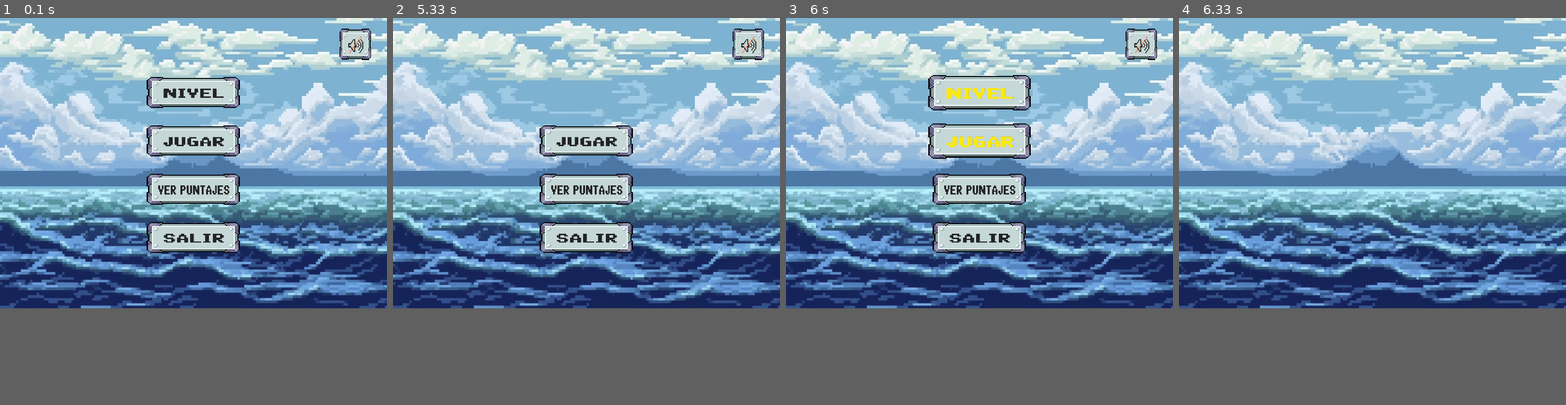
Above: before the commit, frames 1-4 (left to right).
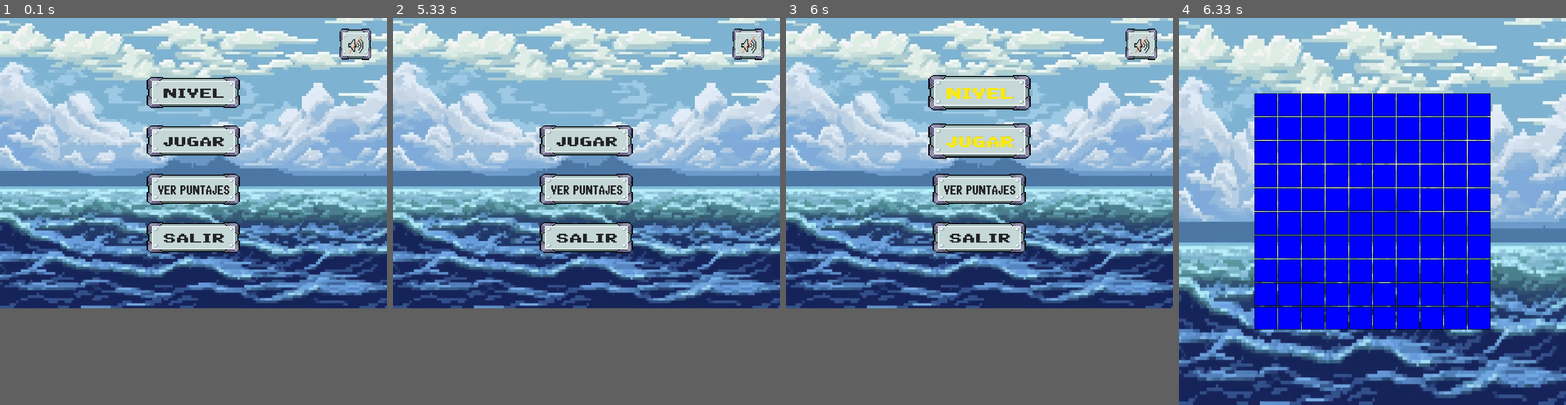
Above: after the commit, the same moments.

Repository: Dsniii/segundo_parcial
Game: pygame game, started from pygame/main.py
Two runs of this game, one before a commit and one after it. Both use one fixed random seed, a clock stepped at 60 frames per second and the inputs below.
Inputs (mouse positions are in pixels of both pictures, inside the frame that each line leads up to):
- Up to frame 1 (0.1 s): no input
- Up to frame 2 (5.33 s): hold Right 0.33-0.8 s; hold Up 0.83-1.13 s; hold Right 1.17-1.63 s; hold Left 1.67-2.2 s; hold Down 2.23-2.53 s; hold Left 2.57-2.97 s; hold Up 3-3.37 s; click (632, 188) at 3.47 s; click (586, 257) at 4.62 s; hold Down from 4.97 s (still down)
- Up to frame 3 (6 s): release Down at 5.57 s; click (979, 141) at 5.68 s; move the mouse to (917, 68) at 5.93 s
- Up to frame 4 (6.33 s): right-click (1310, 68) at 6.02 s
In our replay, in frame 4 the window is 800x600 before the commit and 800x800 after it. These sizes can differ from the game's own. Grey fills any space a smaller window leaves; there, only what the larger window draws over its background counts as a difference.

Frames 1-3 are identical in both runs. In frame 4, 82% of the frame differs, in the area x 0-100%, y 0-100%.

Commit message:
19/06/2025 actualizacion bombita desde la net

Diff:
--- a/pygame/funciones.py
+++ b/pygame/funciones.py
@@ -15,48 +15,48 @@
     mixer.init()
 
     # Música
-    mixer.music.load('C:/Users/Matias/Desktop/utn programacion - copia (1)/pygame/recursos_musica/musica_ambiental.mp3')
+    mixer.music.load('C:/Users/dsni/Desktop/segundo_parcial/pygame/recursos_musica/musica_ambiental.mp3')
     mixer.music.set_volume(0.4)
     mixer.music.play(-1)
 
     #Efecto boton.
-    efecto_button = mixer.Sound('C:/Users/Matias/Desktop/utn programacion - copia (1)/pygame/recursos_musica/ruido_boton.mp3')
+    efecto_button = mixer.Sound('C:/Users/dsni/Desktop/segundo_parcial/pygame/recursos_musica/ruido_boton.mp3')
     efecto_button.set_volume(0.4)
 
 
     # Cargar imágenes
-    imagen_fondo = pygame.image.load('C:/Users/Matias/Desktop/utn programacion - copia (1)/pygame/recursos_png/fondo_menu_png.png')
+    imagen_fondo = pygame.image.load('C:/Users/dsni/Desktop/segundo_parcial/pygame/recursos_png/fondo_menu_png.png')
     imagen_fondo = pygame.transform.scale(imagen_fondo, (800, 600))
 
-    button_nivel = pygame.image.load('C:/Users/Matias/Desktop/utn programacion - copia (1)/pygame/recursos_png/button_nivel_png.png')
+    button_nivel = pygame.image.load('C:/Users/dsni/Desktop/segundo_parcial/pygame/recursos_png/button_nivel_png.png')
     button_nivel = pygame.transform.scale(button_nivel, (200, 70))
-    button_nivel_presionado = pygame.image.load('C:/Users/Matias/Desktop/utn programacion - copia (1)/pygame/recursos_png/button_nivel_png_presionado.png')
+    button_nivel_presionado = pygame.image.load('C:/Users/dsni/Desktop/segundo_parcial/pygame/recursos_png/button_nivel_png_presionado.png')
     button_nivel_presionado = pygame.transform.scale(button_nivel_presionado, (200, 70))
 
-    button_jugar = pygame.image.load('C:/Users/Matias/Desktop/utn programacion - copia (1)/pygame/recursos_png/button_jugar_png.png')
+    button_jugar = pygame.image.load('C:/Users/dsni/Desktop/segundo_parcial/pygame/recursos_png/button_jugar_png.png')
     button_jugar = pygame.transform.scale(button_jugar, (200, 70))
-    button_jugar_presionado = pygame.image.load('C:/Users/Matias/Desktop/utn programacion - copia (1)/pygame/recursos_png/button_jugar_png_presionado.png')
+    button_jugar_presionado = pygame.image.load('C:/Users/dsni/Desktop/segundo_parcial/pygame/recursos_png/button_jugar_png_presionado.png')
     button_jugar_presionado = pygame.transform.scale(button_jugar_presionado, (200, 70))
 
-    button_ver_puntaje = pygame.image.load('C:/Users/Matias/Desktop/utn programacion - copia (1)/pygame/recursos_png/button_ver_puntajes_png.png')
+    button_ver_puntaje = pygame.image.load('C:/Users/dsni/Desktop/segundo_parcial/pygame/recursos_png/button_ver_puntajes_png.png')
     button_ver_puntaje = pygame.transform.scale(button_ver_puntaje, (200, 70))
-    button_ver_puntaje_presionado = pygame.image.load('C:/Users/Matias/Desktop/utn programacion - copia (1)/pygame/recursos_png/button_ver_puntajes_png_presionado.png')
+    button_ver_puntaje_presionado = pygame.image.load('C:/Users/dsni/Desktop/segundo_parcial/pygame/recursos_png/button_ver_puntajes_png_presionado.png')
     button_ver_puntaje_presionado = pygame.transform.scale(button_ver_puntaje_presionado, (200, 70))
 
-    button_salir = pygame.image.load('C:/Users/Matias/Desktop/utn programacion - copia (1)/pygame/recursos_png/button_salir_png.png')
+    button_salir = pygame.image.load('C:/Users/dsni/Desktop/segundo_parcial/pygame/recursos_png/button_salir_png.png')
     button_salir = pygame.transform.scale(button_salir, (200, 70))
-    button_salir_presionado = pygame.image.load('C:/Users/Matias/Desktop/utn programacion - copia (1)/pygame/recursos_png/button_salir_png_presionado.png')
+    button_salir_presionado = pygame.image.load('C:/Users/dsni/Desktop/segundo_parcial/pygame/recursos_png/button_salir_png_presionado.png')
     button_salir_presionado = pygame.transform.scale(button_salir_presionado, (200, 70))
 
-    button_musica_on = pygame.image.load('C:/Users/Matias/Desktop/utn programacion - copia (1)/pygame/recursos_png/button_musica_on_png.png')
+    button_musica_on = pygame.image.load('C:/Users/dsni/Desktop/segundo_parcial/pygame/recursos_png/button_musica_on_png.png')
     button_musica_on = pygame.transform.scale(button_musica_on, (70, 70))
-    button_musica_on_presionado = pygame.image.load('C:/Users/Matias/Desktop/utn programacion - copia (1)/pygame/recursos_png/button_musica_on_png_presionado.png')
+    button_musica_on_presionado = pygame.image.load('C:/Users/dsni/Desktop/segundo_parcial/pygame/recursos_png/button_musica_on_png_presionado.png')
     button_musica_on_presionado = pygame.transform.scale(button_musica_on_presionado, (70, 70))
 
 
-    button_musica_off = pygame.image.load('C:/Users/Matias/Desktop/utn programacion - copia (1)/pygame/recursos_png/button_musica_off_png.png')
+    button_musica_off = pygame.image.load('C:/Users/dsni/Desktop/segundo_parcial/pygame/recursos_png/button_musica_off_png.png')
     button_musica_off = pygame.transform.scale(button_musica_off, (70, 70))
-    button_musica_off_presionado = pygame.image.load('C:/Users/Matias/Desktop/utn programacion - copia (1)/pygame/recursos_png/button_musica_off_png_presionado.png')
+    button_musica_off_presionado = pygame.image.load('C:/Users/dsni/Desktop/segundo_parcial/pygame/recursos_png/button_musica_off_png_presionado.png')
     button_musica_off_presionado = pygame.transform.scale(button_musica_off_presionado, (70, 70))
 
     # Configuración de pantalla
@@ -136,7 +136,7 @@
                     if efecto_activado:
                         efecto_button.play()
                     time.sleep(0.5)
-                    numero = random.randint(1, 3)
+                    numero = random.randint(1,3)
                     generar_nivel(int(numero))
 
 
@@ -214,32 +214,32 @@
 
 
     #Efecto boton.
-    efecto_button = mixer.Sound('C:/Users/Matias/Desktop/utn programacion - copia (1)/pygame/recursos_musica/ruido_boton.mp3')
+    efecto_button = mixer.Sound('C:/Users/dsni/Desktop/segundo_parcial/pygame/recursos_musica/ruido_boton.mp3')
     efecto_button.set_volume(0.4)
 
 
     # Cargar imágenes
-    imagen_fondo = pygame.image.load('C:/Users/Matias/Desktop/utn programacion - copia (1)/pygame/recursos_png/fondo_menu_png.png')
+    imagen_fondo = pygame.image.load('C:/Users/dsni/Desktop/segundo_parcial/pygame/recursos_png/fondo_menu_png.png')
     imagen_fondo = pygame.transform.scale(imagen_fondo, (800, 600))
 
-    button_nivel_facil = pygame.image.load('C:/Users/Matias/Desktop/utn programacion - copia (1)/pygame/recursos_png/button_facil_png.png')
+    button_nivel_facil = pygame.image.load('C:/Users/dsni/Desktop/segundo_parcial/pygame/recursos_png/button_facil_png.png')
     button_nivel_facil = pygame.transform.scale(button_nivel_facil, (200, 70))
-    button_nivel_facil_presionado = pygame.image.load('C:/Users/Matias/Desktop/utn programacion - copia (1)/pygame/recursos_png/button_facil_png_presionado.png')
+    button_nivel_facil_presionado = pygame.image.load('C:/Users/dsni/Desktop/segundo_parcial/pygame/recursos_png/button_facil_png_presionado.png')
     button_nivel_facil_presionado = pygame.transform.scale(button_nivel_facil_presionado, (200, 70))
 
-    button_nivel_medio = pygame.image.load('C:/Users/Matias/Desktop/utn programacion - copia (1)/pygame/recursos_png/button_medio_png.png')
+    button_nivel_medio = pygame.image.load('C:/Users/dsni/Desktop/segundo_parcial/pygame/recursos_png/button_medio_png.png')
     button_nivel_medio = pygame.transform.scale(button_nivel_medio, (200, 70))
-    button_nivel_medio_presionado = pygame.image.load('C:/Users/Matias/Desktop/utn programacion - copia (1)/pygame/recursos_png/button_medio_png_presionado.png')
+    button_nivel_medio_presionado = pygame.image.load('C:/Users/dsni/Desktop/segundo_parcial/pygame/recursos_png/button_medio_png_presionado.png')
     button_nivel_medio_presionado = pygame.transform.scale(button_nivel_medio_presionado, (200, 70))
 
-    button_nivel_dificil = pygame.image.load('C:/Users/Matias/Desktop/utn programacion - copia (1)/pygame/recursos_png/button_dificil_png.png')
+    button_nivel_dificil = pygame.image.load('C:/Users/dsni/Desktop/segundo_parcial/pygame/recursos_png/button_dificil_png.png')
     button_nivel_dificil = pygame.transform.scale(button_nivel_dificil, (200, 70))
-    button_nivel_dificil_presionado = pygame.image.load('C:/Users/Matias/Desktop/utn programacion - copia (1)/pygame/recursos_png/button_dificil_png_presionado.png')
+    button_nivel_dificil_presionado = pygame.image.load('C:/Users/dsni/Desktop/segundo_parcial/pygame/recursos_png/button_dificil_png_presionado.png')
     button_nivel_dificil_presionado = pygame.transform.scale(button_nivel_dificil_presionado, (200, 70))
 
-    button_salir = pygame.image.load('C:/Users/Matias/Desktop/utn programacion - copia (1)/pygame/recursos_png/button_salir_png.png')
+    button_salir = pygame.image.load('C:/Users/dsni/Desktop/segundo_parcial/pygame/recursos_png/button_salir_png.png')
     button_salir = pygame.transform.scale(button_salir, (200, 70))
-    button_salir_presionado = pygame.image.load('C:/Users/Matias/Desktop/utn programacion - copia (1)/pygame/recursos_png/button_salir_png_presionado.png')
+    button_salir_presionado = pygame.image.load('C:/Users/dsni/Desktop/segundo_parcial/pygame/recursos_png/button_salir_png_presionado.png')
     button_salir_presionado = pygame.transform.scale(button_salir_presionado, (200, 70))
 
 
@@ -289,6 +289,7 @@
                         if efecto_activado:
                             efecto_button.play()
                         time.sleep(0.5)
+                        generar_nivel(1)
 
 
             else:
@@ -303,6 +304,7 @@
                         if efecto_activado:
                             efecto_button.play()
                         time.sleep(0.5)
+                        generar_nivel(2)
 
             else:
                 PANTALLA.blit(button_nivel_medio, rectangulo_vertical2)
@@ -316,6 +318,7 @@
                         if efecto_activado:
                             efecto_button.play()
                         time.sleep(0.5)
+                        generar_nivel(3)
 
             else:
                 PANTALLA.blit(button_nivel_dificil, rectangulo_vertical3)
@@ -330,6 +333,7 @@
                             efecto_button.play()
                         time.sleep(0.5)
                         mostrar_menu()
+
             else:
                 PANTALLA.blit(button_salir, rectangulo_vertical4)
 
@@ -346,21 +350,21 @@
 
 
     #Efecto boton.
-    efecto_button = mixer.Sound('C:/Users/Matias/Desktop/recursos_musica/ruido_boton.mp3')
+    efecto_button = mixer.Sound('C:/Users/dsni/Desktop/recursos_musica/ruido_boton.mp3')
     efecto_button.set_volume(0.4)
 
 
     # Cargar imágenes
-    imagen_fondo = pygame.image.load('C:/Users/Matias/Desktop/recursos_png/fondo_menu_png.png')
+    imagen_fondo = pygame.image.load('C:/Users/dsni/Desktop/recursos_png/fondo_menu_png.png')
     imagen_fondo = pygame.transform.scale(imagen_fondo, (800, 600))
 
-    lista_puntaje = pygame.image.load('C:/Users/Matias/Desktop/recursos_png/lista_ver_puntaje_png.png')
+    lista_puntaje = pygame.image.load('C:/Users/dsni/Desktop/recursos_png/lista_ver_puntaje_png.png')
     lista_puntaje = pygame.transform.scale(lista_puntaje, (500, 400))
 
 
-    button_salir = pygame.image.load('C:/Users/Matias/Desktop/recursos_png/button_salir_png.png')
+    button_salir = pygame.image.load('C:/Users/dsni/Desktop/recursos_png/button_salir_png.png')
     button_salir = pygame.transform.scale(button_salir, (200, 70))
-    button_salir_presionado = pygame.image.load('C:/Users/Matias/Desktop/recursos_png/button_salir_png_presionado.png')
+    button_salir_presionado = pygame.image.load('C:/Users/dsni/Desktop/recursos_png/button_salir_png_presionado.png')
     button_salir_presionado = pygame.transform.scale(button_salir_presionado, (200, 70))
 
 
@@ -417,51 +421,137 @@
 
 
 
-def generar_nivel(tipo_nivel:int): #matriz_barcos
+import os
+import sys
+import pygame
+from pygame import mixer
+
+def generar_nivel(tipo_nivel: int):
     # Inicialización
     pygame.init()
     mixer.init()
 
-    #Efecto boton.
-    efecto_button = mixer.Sound('C:/Users/Matias/Desktop/utn programacion - copia (1)/pygame/recursos_musica/ruido_boton.mp3')
-    efecto_button.set_volume(0.4)
-
-    # Cargar imágenes
-    imagen_fondo = pygame.image.load('C:/Users/Matias/Desktop/utn programacion - copia (1)/pygame/recursos_png/fondo_menu_png.png')
-    imagen_fondo = pygame.transform.scale(imagen_fondo, (800, 600))
+    # Obtener ruta base del proyecto (independiente del usuario)
+    base_path = os.path.dirname(os.path.abspath(__file__))
+
+    # Cargar recursos con rutas relativas
+    try:
+        # Efecto botón
+        efecto_button_path = os.path.join(base_path, 'recursos_musica', 'ruido_boton.mp3')
+        efecto_button = mixer.Sound(efecto_button_path)
+        efecto_button.set_volume(0.4)
+
+        # Imagen de fondo
+        fondo_path = os.path.join(base_path, 'recursos_png', 'fondo_menu_png.png')
+        imagen_fondo = pygame.image.load(fondo_path)
+        imagen_fondo = pygame.transform.scale(imagen_fondo, (800, 800))
+    except Exception as e:
+        print(f"Error cargando recursos: {e}")
+        pygame.quit()
+        sys.exit()
 
     # Configuración de pantalla
-    ANCHO, ALTO = 800, 600
+    ANCHO, ALTO = 800, 800
     PANTALLA = pygame.display.set_mode((ANCHO, ALTO))
+    pygame.display.set_caption(f"Batalla Naval - Nivel {tipo_nivel}")
     FPS = 25
     clock = pygame.time.Clock()
 
-    filas = 10
-    columnas = 10
-    agua = (0,0,255)
-    barco_tocado = (0,255,0)
-    fallo = (255,0,0)
+    # Colores y configuración del tablero
+    agua = (0, 0, 255)
+    barco_tocado = (0, 255, 0)
+    fallo = (255, 0, 0)
     margen = 5
-    ancho_casilla = 40
-
-
-
+    ancho_casilla = 20
+
+    # Determinar tamaño del tablero según nivel
     if tipo_nivel == 1:
-        matriz  = iniciar_matriz(10, 10, 0)
-        matriz = colocar_barcos(matriz, tipo_nivel)
+        filas, columnas = 10, 10
     elif tipo_nivel == 2:
-        matriz = iniciar_matriz(20, 20, 0)
-        matriz = colocar_barcos(matriz, tipo_nivel)
-    else:
-        matriz = iniciar_matriz(40, 40, 0)
-        matriz = colocar_barcos(matriz, tipo_nivel)
-
-    mostrar_matriz(matriz)
-
-    while True:
-
-        PANTALLA.blit(imagen_fondo,(0,0))
+        filas, columnas = 20, 20
+    else:  # tipo_nivel == 3
+        filas, columnas = 30, 30  # Reducido de 40x40 para mejor visualización
+
+    # Crear y poblar matriz
+    matriz = iniciar_matriz(filas, columnas, 0)
+    #matriz = colocar_barcos(matriz, tipo_nivel)
+
+    # Bucle principal del juego
+    running = True
+    while running:
+        clock.tick(FPS)
+
+        for evento in pygame.event.get():
+            if evento.type == pygame.QUIT:
+                running = False
+            elif evento.type == pygame.MOUSEBUTTONDOWN:
+                # Reproducir sonido de botón
+                efecto_button.play()
+
+                # Obtener celda clickeada
+                x, y = evento.pos
+                celda = obtener_celda_click(x, y, filas, columnas, ancho_casilla, margen)
+                if celda:
+                    fila, col = celda
+                    # Lógica para manejar el click en la celda
+                    # ...
+
+        # Dibujar
+        PANTALLA.blit(imagen_fondo, (0, 0))
+        dibujar_tablero(matriz, filas, columnas, 500, 500, PANTALLA)
         pygame.display.flip()
+
+    pygame.quit()
+    sys.exit()
+
+def obtener_celda_click(x, y, filas, columnas, ancho_casilla, margen):
+    """Obtiene la celda del tablero basada en coordenadas de pantalla"""
+    col = x // (ancho_casilla + margen)
+    fila = y // (ancho_casilla + margen)
+    if 0 <= fila < filas and 0 <= col < columnas:
+        return (fila, col)
+    return None
+
+
+def dibujar_tablero(matriz, filas, columnas, area_ancho, area_alto, pantalla):
+    """Dibuja el tablero adaptado a un área fija (area_ancho x area_alto) y centrado"""
+    font = pygame.font.Font(None, 20)
+    pantalla_ancho, pantalla_alto = pantalla.get_size()
+
+    # Calcula el tamaño máximo de cada celda para que quepa en el área
+    margen = 2  # Puedes ajustar el margen entre celdas
+    ancho_casilla = min(
+        (area_ancho - (columnas + 1) * margen) // columnas,
+        (area_alto - (filas + 1) * margen) // filas
+    )
+
+    # Calcula el tamaño real del tablero
+    tablero_ancho = columnas * ancho_casilla + (columnas + 1) * margen
+    tablero_alto = filas * ancho_casilla + (filas + 1) * margen
+
+    # Centra el tablero en la pantalla
+    offset_x = (pantalla_ancho - tablero_ancho) // 2
+    offset_y = (pantalla_alto - tablero_alto) // 2
+
+    for fila in range(filas):
+        for col in range(columnas):
+            # Color según el estado de la celda
+            if matriz[fila][col] == 0:
+                color = (0, 0, 255)
+            elif matriz[fila][col] == 1:
+                color = (100, 100, 100)
+            elif matriz[fila][col] == 2:
+                color = (0, 255, 0)
+            else:
+                color = (255, 0, 0)
+
+            x = offset_x + (margen + ancho_casilla) * col + margen
+            y = offset_y + (margen + ancho_casilla) * fila + margen
+
+            rect = pygame.Rect(x, y, ancho_casilla, ancho_casilla)
+            pygame.draw.rect(pantalla, color, rect)
+            pygame.draw.rect(pantalla, (0, 0, 0), rect, 1)
+
 
 
 
@@ -582,23 +672,6 @@
 
 
 
-
-def dibujar_tablero(matriz, filas, columnas, agua, barco_tocado, fallo, margen, ancho_casilla, pantalla):
-    """Dibuja el tablero en la pantalla"""
-    for fila in range(filas):
-        for col in range(columnas):
-            valor = matriz[fila][col]
-            if valor == 0 or valor == 1:  # 0: agua, 1: barco no descubierto
-                color = agua
-            elif valor == 2:  # Barco tocado
-                color = barco_tocado
-            elif valor == 3:  # Disparo fallado
-                color = fallo
-
-            pygame.draw.rect(pantalla, color,
-                [(margen + ancho_casilla) * col + margen,
-                 (margen + ancho_casilla) * fila + margen,
-                 ancho_casilla, ancho_casilla])
 
 
 
